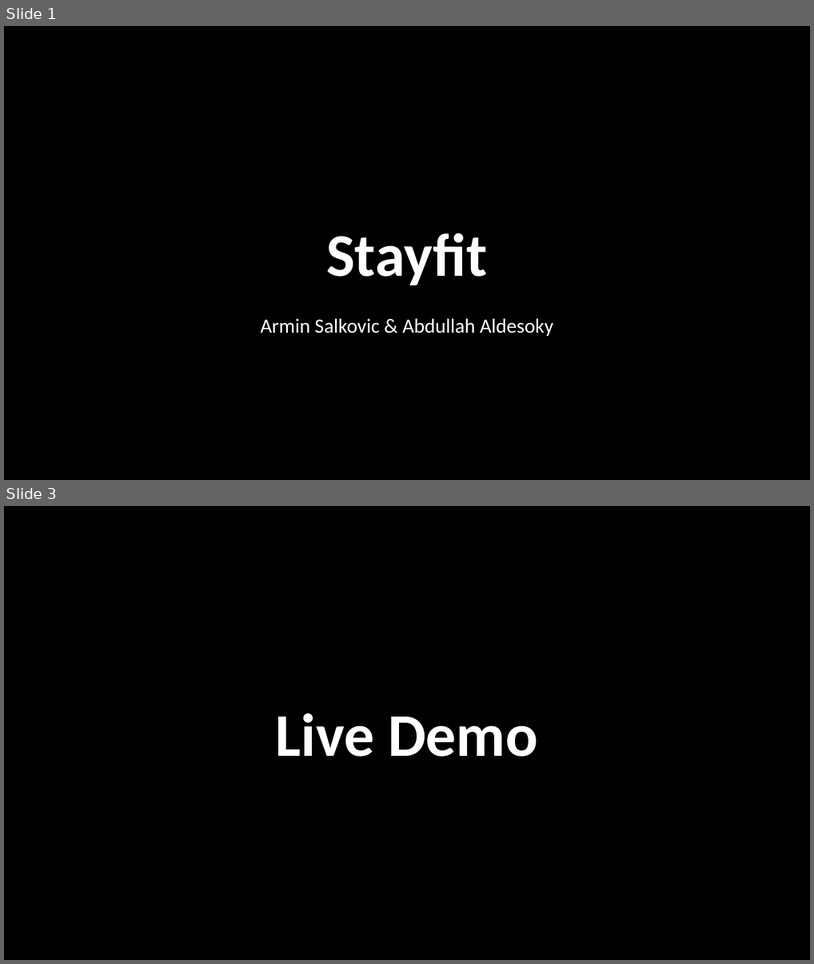
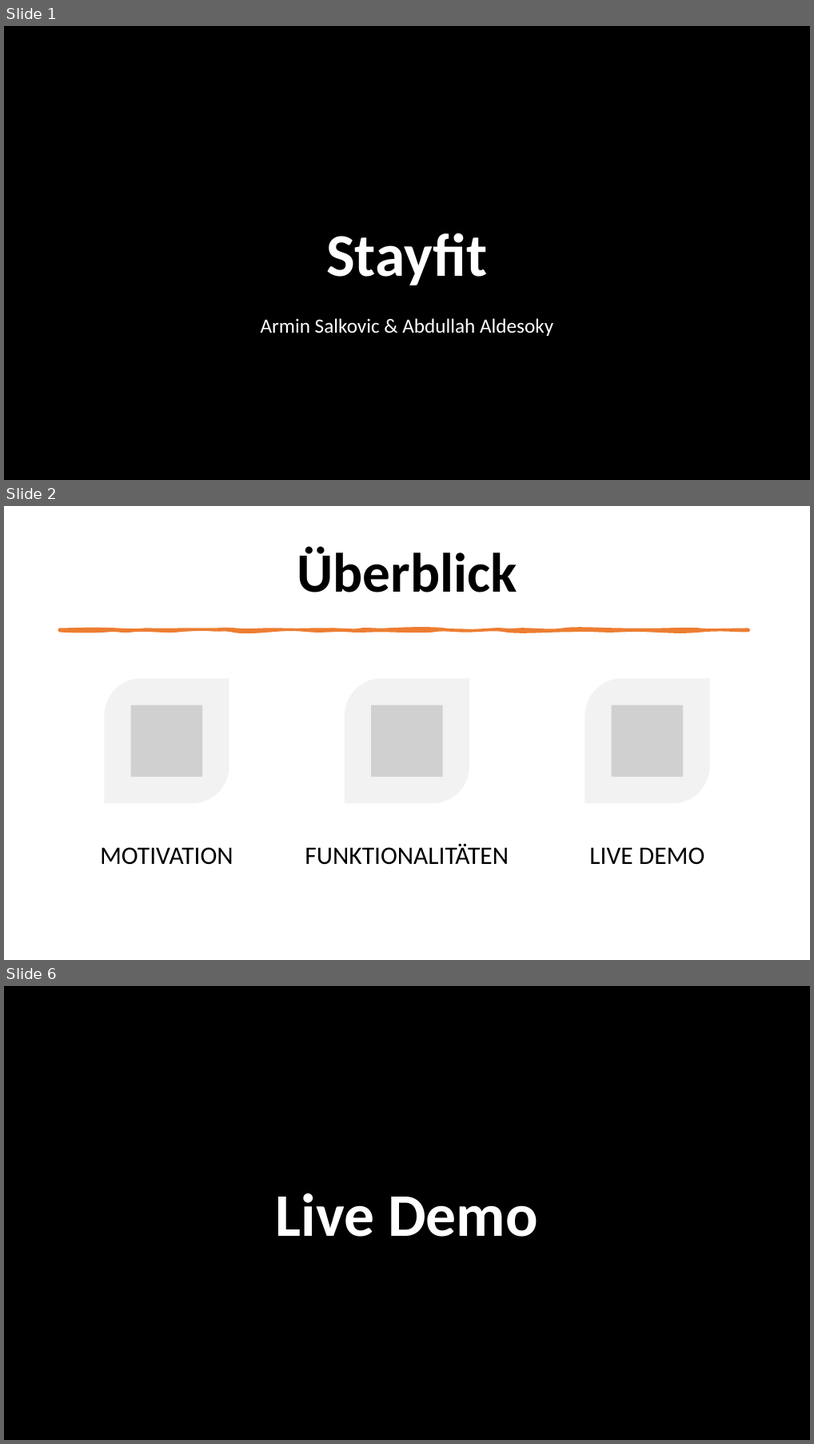
Before and after one commit to ab321/stayfit, a slide deck: powerpoint/stayfit.pptx. Shown one above the other, each under a label of ours: slides 1 and 3 before the commit, slides 1, 2 and 6 after it; the slides between them are not shown. The pictures are 814x964 and 814x1444 pixels, drawn with LibreOffice and Linux fonts; fonts in the diff are those of the drawing; grey boxes stand for pictures; background and template pictures are left out. Boxes give left, top, right and bottom in pixels: in the first picture for what was removed or moved away, otherwise in the second. Text is boxed around its words. In the diff, an @@ line names an element or a change of style, - is before the commit and + after.

```diff
--- a/powerpoint/stayfit.pptx
+++ b/powerpoint/stayfit.pptx
@@ slide 2 added at bbox=[4, 506, 810, 960], background #FFFFFF @@
@@ title added at bbox=[297, 546, 517, 592], 66 pt, text #000000, bold @@
+Überblick
@@ freeform shape added at bbox=[60, 629, 750, 631], fill #ED7D31, outline #ED7D31 3.25 pt @@
@@ group added at bbox=[100, 679, 710, 864]: 3 round diag rects, 3 pictures, 3 texts @@
+MOTIVATION
+FUNKTIONALITÄTEN
+LIVE DEMO
@@ what was slide 3 is now slide 6 @@
```
Also in this commit, not shown: 3 other slides added, 1 slide removed, 2 other files.
